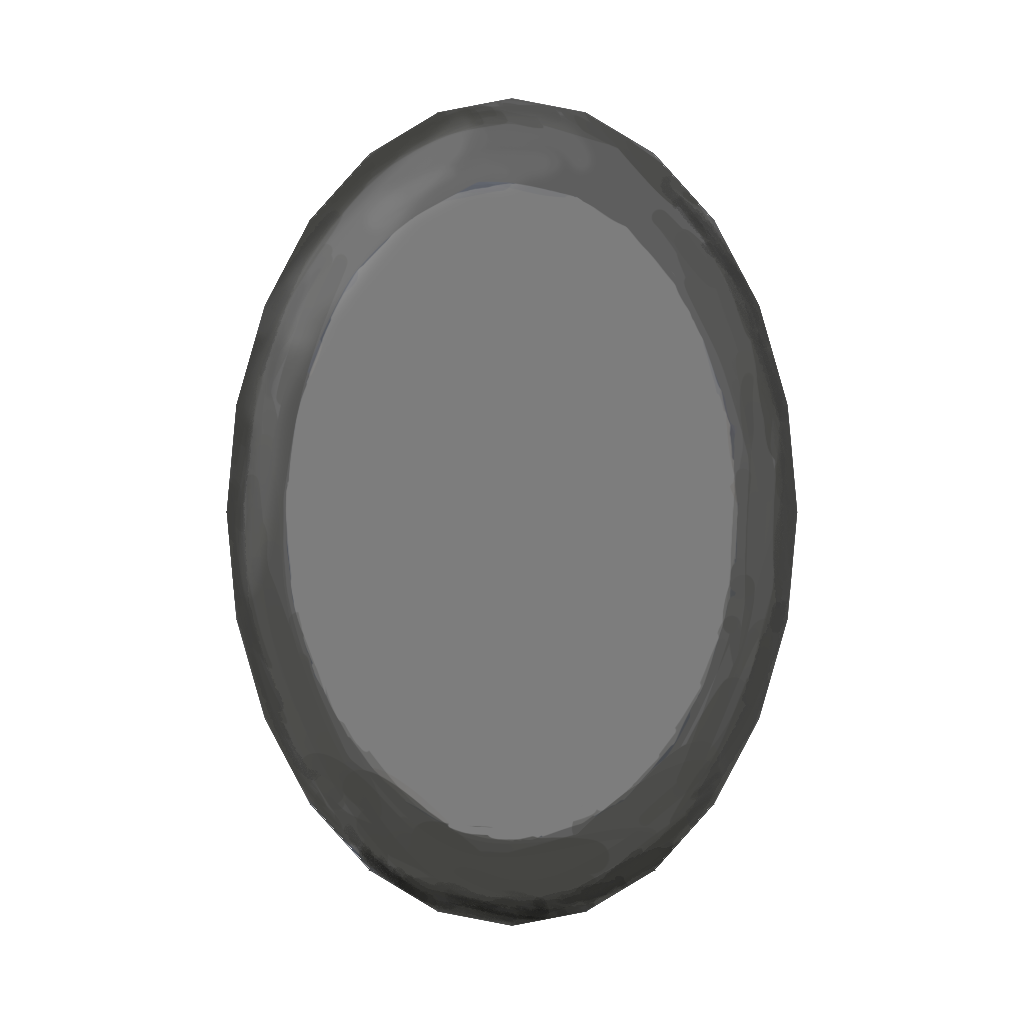
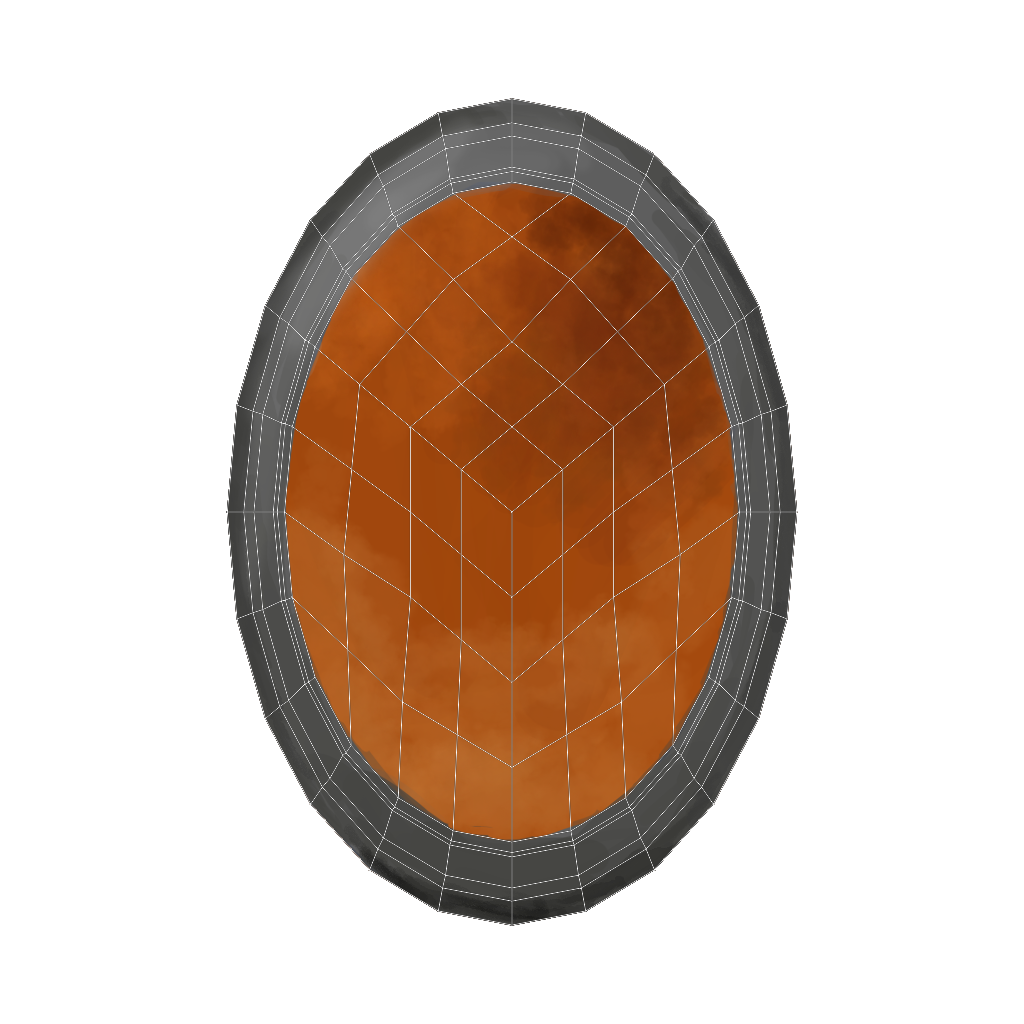
Two versions of the same layered image (1024x1024). Layer-by-layer changes:
showed "fiche" over bbox(226, 98, 798, 926)
added layer "Laag 20" above "Laag 12" over bbox(226, 98, 798, 926)
